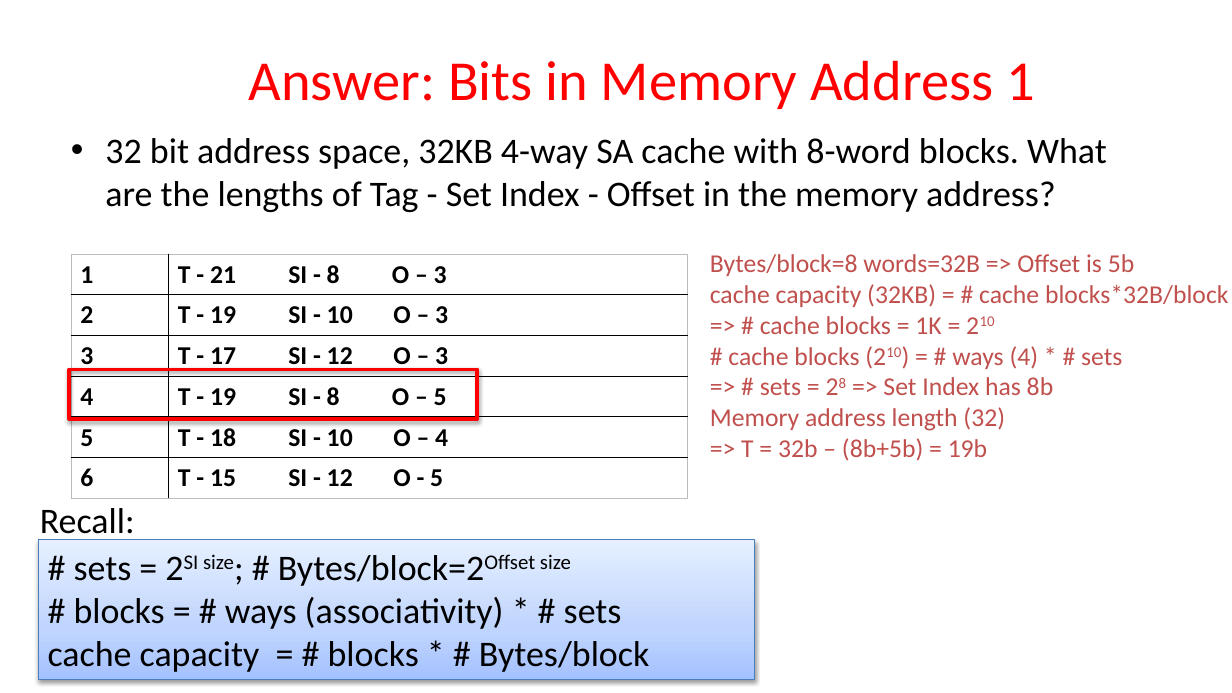
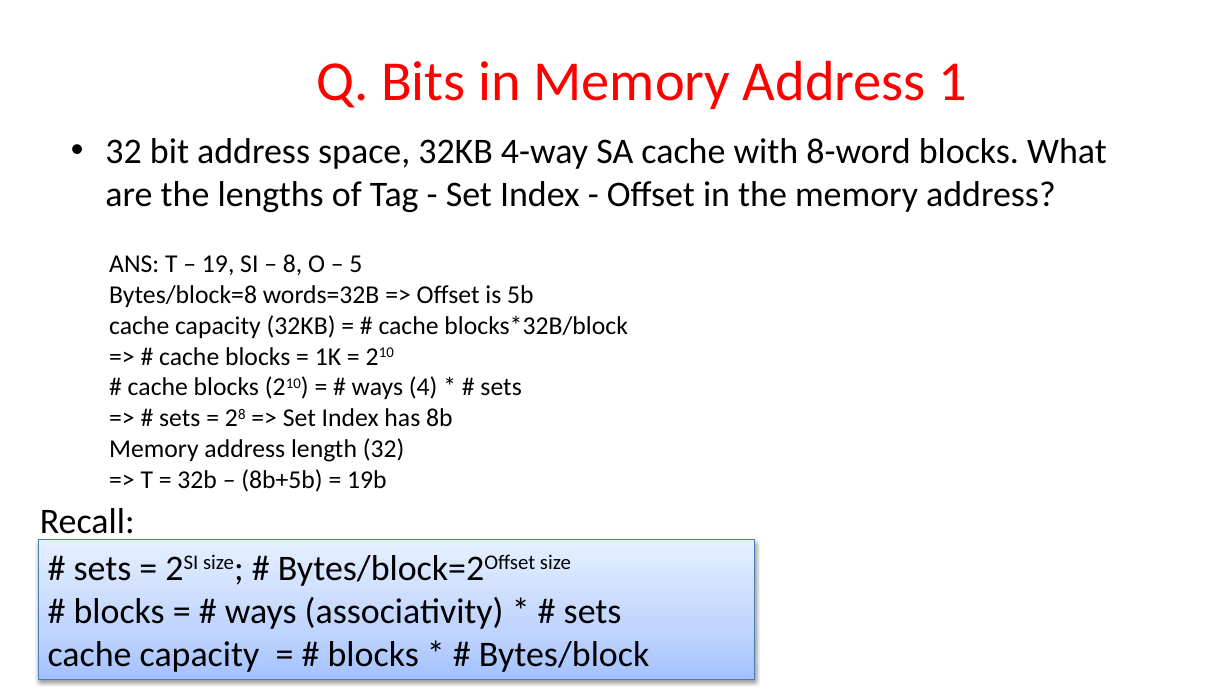
Before and after one commit to guhofstra/CSC256Fa25, a slide deck: slide 40 of PPTs/L7-Exercises ANS.pptx. Drawn at 1232x693 pixels with LibreOffice and Linux fonts; fonts in the diff are those of the drawing. Boxes give left, top, right and bottom in pixels: in the first picture for what was removed or moved away, otherwise in the second. Text is boxed around its words. In the diff, an @@ line names an element or a change of style, - is before the commit and + after.

```diff
--- a/PPTs/L7-Exercises ANS.pptx
+++ b/PPTs/L7-Exercises ANS.pptx
@@ text at (x1=316, y1=60, x2=968, y2=109): text changed @@
-Answer: Bits in Memory Address 1
+Q. Bits in Memory Address 1
@@ table removed at (x1=71, y1=254, x2=688, y2=494), 6 rows, 2 columns @@
-1 | T - 21 SI - 8 O – 3
-2 | T - 19 SI - 10 O – 3
-3 | T - 17 SI - 12 O – 3
-4 | T - 19 SI - 8 O – 5
-5 | T - 18 SI - 10 O – 4
-6 | T - 15 SI - 12 O - 5
@@ text "ANS: T – 19, SI ..." moved from (x1=710, y1=254, x2=1228, y2=461) to (x1=109, y1=254, x2=627, y2=492) @@
@@ text at (x1=109, y1=254, x2=362, y2=275): paragraph added @@
+ANS: T – 19, SI – 8, O – 5
@@ text at (x1=109, y1=285, x2=627, y2=492): text colour #C0504D to #000000 @@
@@ rectangle removed at (x1=69, y1=370, x2=478, y2=419) @@
```
Also in this commit, not shown: 12 other slides changed, 7 slides removed, 1 other file.
